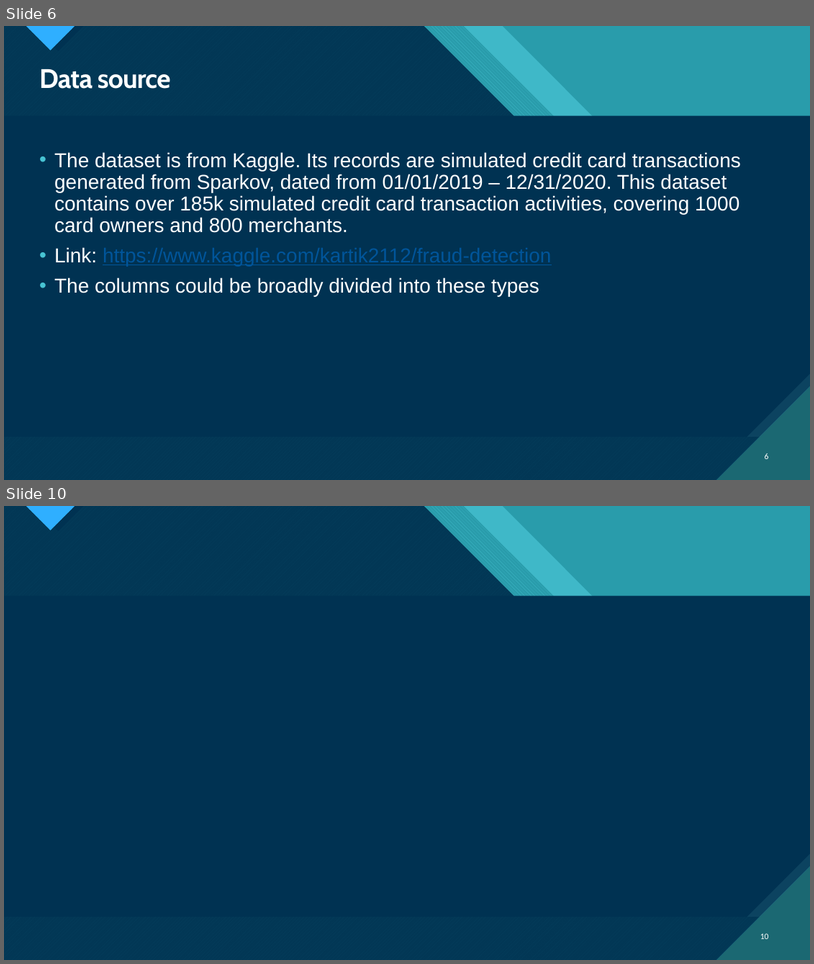
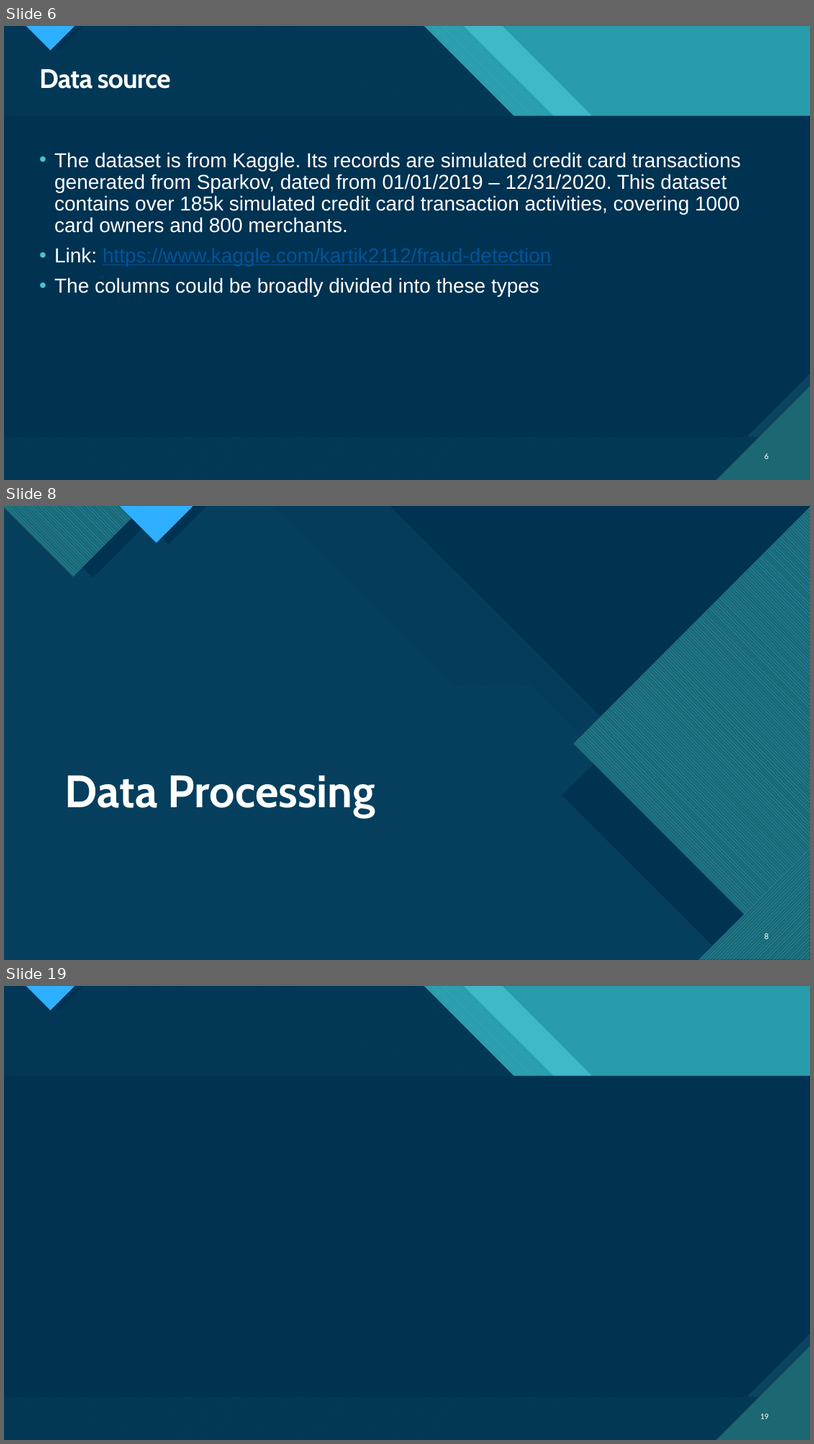
Before and after one commit to HGuo90s/fraud-detection, a slide deck: Fraud Detection.pptx. Shown one above the other, each under a label of ours: slides 6 and 10 before the commit, slides 6, 8 and 19 after it; the slides between them are not shown. The pictures are 814x964 and 814x1444 pixels, drawn with LibreOffice and Linux fonts; fonts in the diff are those of the drawing. Boxes give left, top, right and bottom in pixels: in the first picture for what was removed or moved away, otherwise in the second. Text is boxed around its words. In the diff, an @@ line names an element or a change of style, - is before the commit and + after.

```diff
--- a/Fraud Detection.pptx
+++ b/Fraud Detection.pptx
@@ slide 8 added at (x1=4, y1=506, x2=810, y2=960), background #FFFFFF; not listed: 10 template elements that a slide beside it also shows @@
@@ rectangle added at (x1=4, y1=506, x2=810, y2=960), fill #0C4360 @@
@@ freeform shape added at (x1=4, y1=506, x2=810, y2=960), fill #47C3D3 at 74% opacity @@
@@ freeform shape added at (x1=4, y1=506, x2=805, y2=960), fill pattern #0065A4 on #47C3D3 @@
@@ freeform shape added at (x1=4, y1=506, x2=144, y2=577), fill pattern #2FAFFF on #1B6872 @@
@@ freeform shape added at (x1=21, y1=506, x2=165, y2=578), fill #003352 @@
@@ freeform shape added at (x1=119, y1=506, x2=194, y2=543), fill pattern #2FAFFF on #1B6872 @@
@@ freeform shape added at (x1=130, y1=506, x2=207, y2=544), fill #003352 @@
@@ right triangle added at (x1=391, y1=506, x2=810, y2=924), fill #003352 @@
@@ freeform shape added at (x1=574, y1=506, x2=810, y2=960), fill pattern #2FAFFF on #1B6872 @@
@@ freeform shape added at (x1=562, y1=548, x2=810, y2=960), fill #003352 @@
@@ title added at (x1=65, y1=775, x2=376, y2=817), 54 pt, text #FFFFFF, bold @@
+Data Processing
@@ freeform shape added at (x1=699, y1=849, x2=810, y2=960), fill pattern #2FAFFF on #1B6872 @@
@@ freeform shape added at (x1=728, y1=878, x2=810, y2=960), fill #003352 @@
@@ page number added at (x1=765, y1=933, x2=769, y2=939), 10 pt, text #FFFFFF @@
+8
@@ what was slide 10 is now slide 19 @@
@@ page number at (x1=761, y1=1413, x2=769, y2=1419): text changed @@
-10
+19
```
Also in this commit, not shown: 5 slides changed, 8 other slides added, 1 slide removed, 1 other file.
